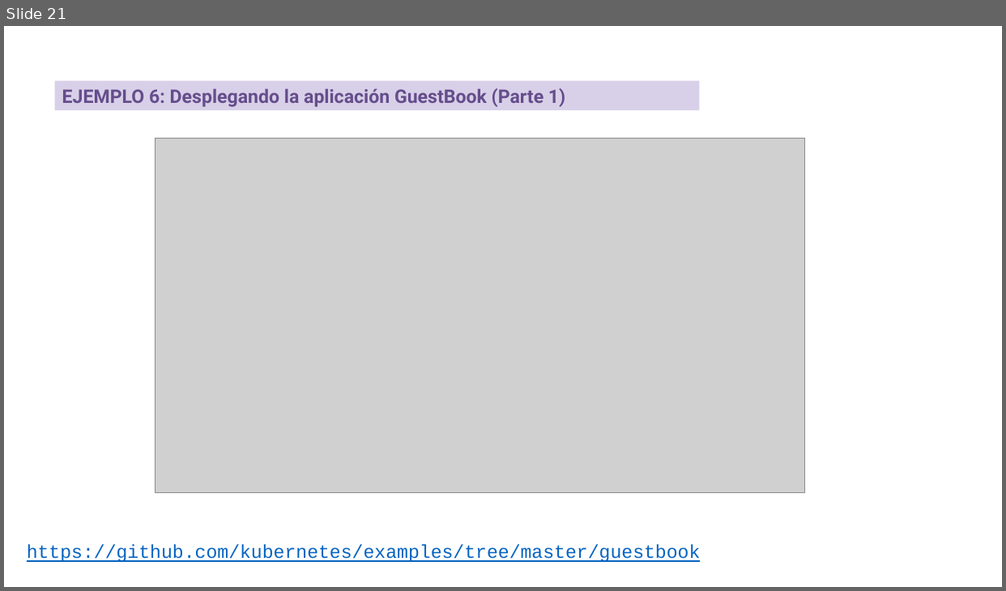
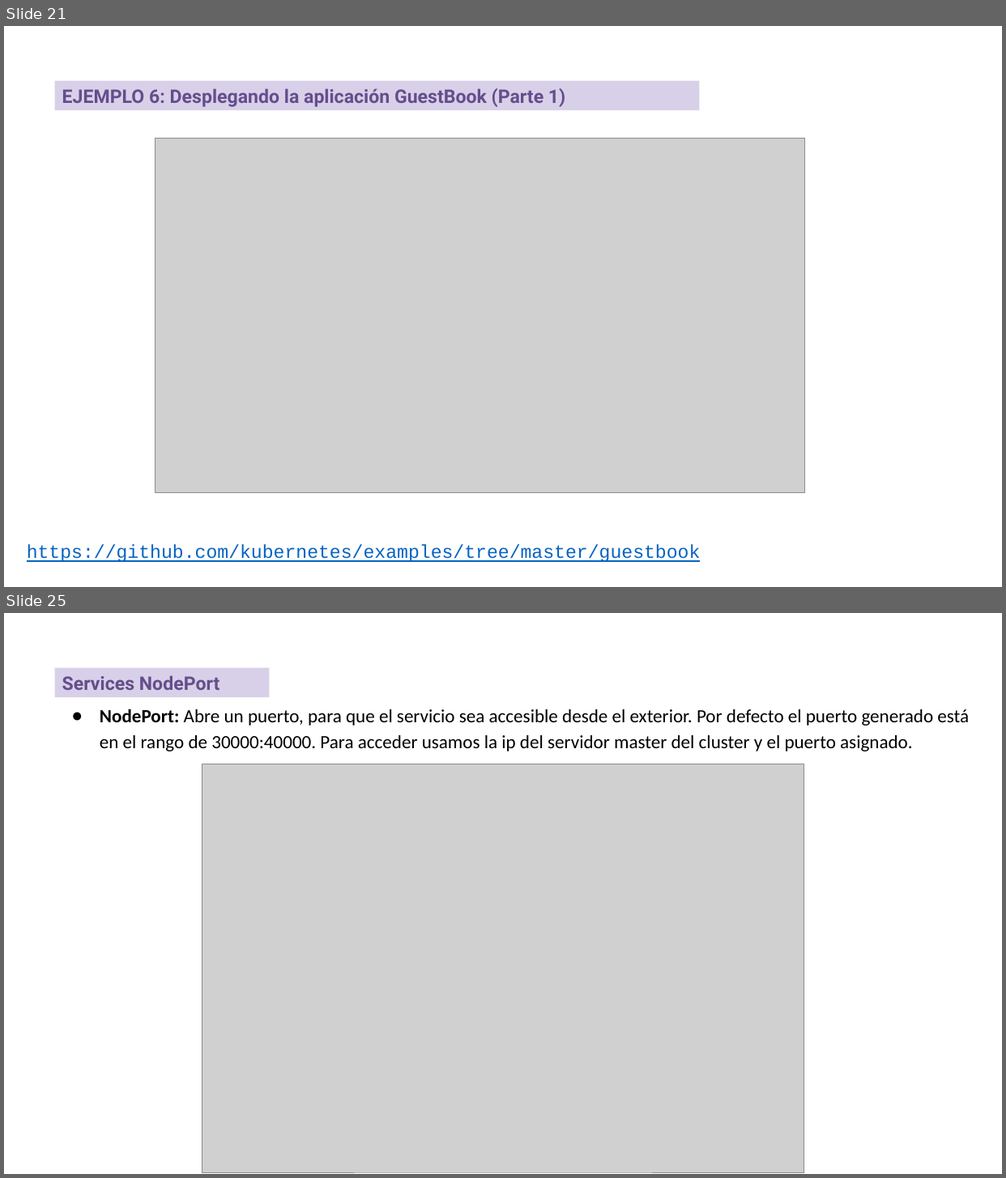
Before and after one commit to iesgn/curso_kubernetes_2020, a slide deck: unidad2/presentacion_sesion2.odp. Shown one above the other, each under a label of ours: slide 21 before the commit, slides 21 and 25 after it; the slides between them are not shown. The pictures are 1006x591 and 1006x1178 pixels, drawn with LibreOffice and Linux fonts; fonts in the diff are those of the drawing; grey boxes stand for pictures. Boxes give left, top, right and bottom in pixels: in the first picture for what was removed or moved away, otherwise in the second. Text is boxed around its words. In the diff, an @@ line names an element or a change of style, - is before the commit and + after.

Commit message:
Añado services en la sesión 2

```diff
--- a/unidad2/presentacion_sesion2.odp
+++ b/unidad2/presentacion_sesion2.odp
@@ slide 25 added at box(4, 613, 1002, 1174), background #FFFFFF @@
@@ rectangle added at box(55, 667, 270, 697), fill #D8D0E8, 18 pt, text #654D8C, bold @@
+Services NodePort
@@ text added at box(100, 709, 969, 752), 18 pt, text #000000 @@
+● NodePort: Abre un puerto, para que el servicio sea accesible desde el exterior. Por defecto el puerto generado está en el rango de 30000:40000. Para acceder usamos la ip del servidor master del cluster y el puerto asignado.
@@ picture added at box(202, 764, 804, 1173) @@
```
Also in this commit, not shown: 7 other slides added, 9 other files.
